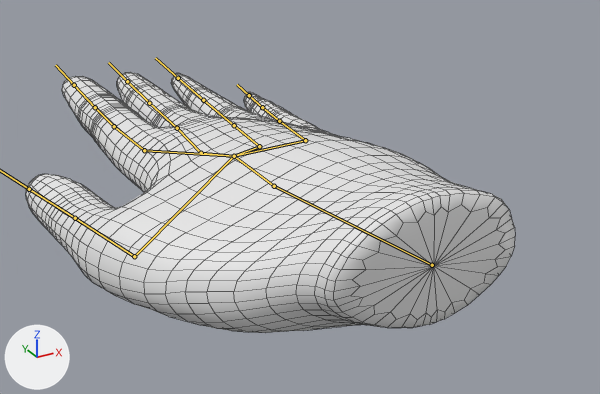
Renders of the FBX model Elle-Child-s-Play/Assets/Models/Spin N Spell/Hand/Hand.fbx from each side of a commit.
Rendered twice from a 50 mm lens placed at (-1.78, -2.19, 1.5), pointed at (0.18, 1.38, -0.28). The lights are fixed; the arrows at lower left show +X, +Y and +Z. The bones that bend it are drawn over the model as lines. Mesh edges are drawn as thin lines.

The first picture shows 'Hand'.
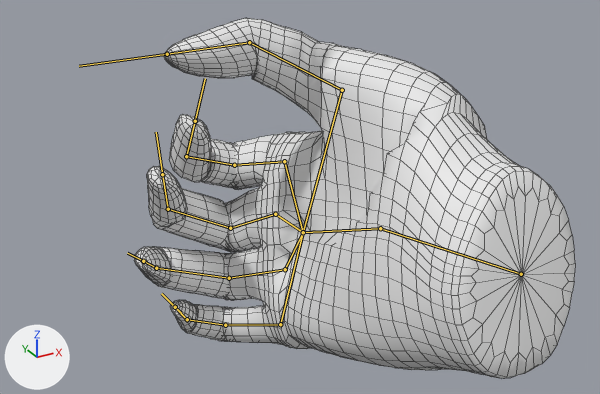
The newer file adds an action. The first version stands in its rest pose; the second is drawn at frame 1 of the action 'Armature|Holding Hose'.

Where the change shows, as pixel boxes (x1, y1, x2, y2) in the pictures (600 x 394 px):
'Hand', posed (10% narrower, 38% taller): before (26, 72, 515, 333); after (134, 18, 575, 378)
bone 'Wrist', root to tip: before (432, 265) to (274, 186); after (521, 274) to (380, 228)
bone 'Palm', root to tip: before (274, 186) to (234, 156); after (380, 228) to (303, 232)
bone 'Thumb.0', root to tip: before (234, 156) to (134, 256); after (303, 232) to (342, 90)
bone 'Thumb.1', root to tip: before (134, 256) to (75, 218); after (342, 90) to (249, 42)
bone 'Thumb.2', root to tip: before (75, 218) to (29, 189); after (249, 42) to (167, 54)
bone 'Pinkie.0', root to tip: before (234, 156) to (305, 140); after (303, 232) to (280, 324)
bone 'Pinkie.1', root to tip: before (305, 140) to (279, 121); after (280, 324) to (225, 325)
bone 'Pinkie.2', root to tip: before (279, 121) to (262, 107); after (225, 325) to (187, 319)
bone 'Pinkie.3', root to tip: before (262, 107) to (249, 95); after (187, 319) to (175, 307)
bone 'Ring.1', root to tip: before (259, 146) to (234, 125); after (285, 269) to (229, 278)
bone 'Ring.2', root to tip: before (234, 125) to (203, 100); after (229, 278) to (156, 268)
bone 'Ring.3', root to tip: before (203, 100) to (178, 78); after (156, 268) to (143, 261)
bone 'Middle.0', root to tip: before (234, 156) to (201, 153); after (303, 232) to (275, 214)
bone 'Middle.1', root to tip: before (201, 153) to (177, 128); after (275, 214) to (230, 228)
bone 'Middle.2', root to tip: before (177, 128) to (149, 103); after (230, 228) to (168, 209)
bone 'Middle.3', root to tip: before (149, 103) to (127, 81); after (168, 209) to (162, 174)
bone 'Pointer.0', root to tip: before (234, 156) to (144, 150); after (303, 232) to (284, 161)
bone 'Pointer.1', root to tip: before (144, 150) to (114, 126); after (284, 161) to (234, 165)
bone 'Pointer.2', root to tip: before (114, 126) to (95, 107); after (234, 165) to (186, 156)
bone 'Pointer.3', root to tip: before (95, 107) to (74, 85); after (186, 156) to (195, 121)

The edits, one by one:
Bone 'Wrist' (bone_wrist) moves from (0.0, 0.0, 0.0) to (0.43, -0.069, -0.144).
Bone 'Wrist' (bone_wrist) turns from (0, 0, 0) to (36, 109, 26) degrees about its own x, y and z.
Bone 'Palm' (bone_palm) turns from (0, 0, 0) to (-14, -9, 0) degrees about its own x, y and z.
Bone 'Thumb.0' (bone_thumb_0) turns from (0, 0, 0) to (0, 1, -1) degrees about its own x, y and z.
Bone 'Thumb.1' (bone_thumb_1) turns from (0, 0, 0) to (-55, 12, 20) degrees about its own x, y and z.
Bone 'Thumb.2' (bone_thumb_2) turns from (0, 0, 0) to (-22, 1, -35) degrees about its own x, y and z.
Bone 'Pinkie.0' (bone_pinkie_0) turns from (0, 0, 0) to (0, 0, -1) degrees about its own x, y and z.
Bone 'Pinkie.1' (bone_pinkie_1) turns from (0, 0, 0) to (-18, 4, -1) degrees about its own x, y and z.
Bone 'Pinkie.2' (bone_pinkie_2) turns from (0, 0, 0) to (-77, 11, 0) degrees about its own x, y and z.
Bone 'Pinkie.3' (bone_pinkie_3) turns from (0, 0, 0) to (-41, 16, -1) degrees about its own x, y and z.
Bone 'Ring.1' (bone_ring_1) turns from (0, 0, 0) to (-14, 1, -5) degrees about its own x, y and z.
Bone 'Ring.2' (bone_ring_2) turns from (0, 0, 0) to (-82, 11, 0) degrees about its own x, y and z.
Bone 'Ring.3' (bone_ring_3) turns from (0, 0, 0) to (-53, 11, -21) degrees about its own x, y and z.
Bone 'Middle.0' (bone_middle_0) turns from (0, 0, 0) to (-1, 1, -1) degrees about its own x, y and z.
Bone 'Middle.1' (bone_middle_1) turns from (0, 0, 0) to (-16, -2, -12) degrees about its own x, y and z.
Bone 'Middle.2' (bone_middle_2) turns from (0, 0, 0) to (-89, 17, -9) degrees about its own x, y and z.
Bone 'Middle.3' (bone_middle_3) turns from (0, 0, 0) to (-51, 15, -23) degrees about its own x, y and z.
Bone 'Pointer.0' (bone_pointer_0) turns from (0, 0, 0) to (4, -5, -4) degrees about its own x, y and z.
Bone 'Pointer.1' (bone_pointer_1) turns from (0, 0, 0) to (-36, 16, -19) degrees about its own x, y and z.
Bone 'Pointer.2' (bone_pointer_2) turns from (0, 0, 0) to (-66, 0, -19) degrees about its own x, y and z.
Bone 'Pointer.3' (bone_pointer_3) turns from (0, 0, 0) to (-61, 6, -28) degrees about its own x, y and z.
